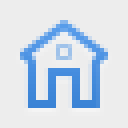
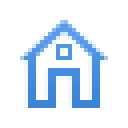
Before/after of a 128px x 128px layered artwork. What changed in the layer stack:
painted on "200% icon-blue@2x.png, icon-blue.png" over [16, 20, 108, 108]
hid "example background" over [0, 0, 128, 128]
